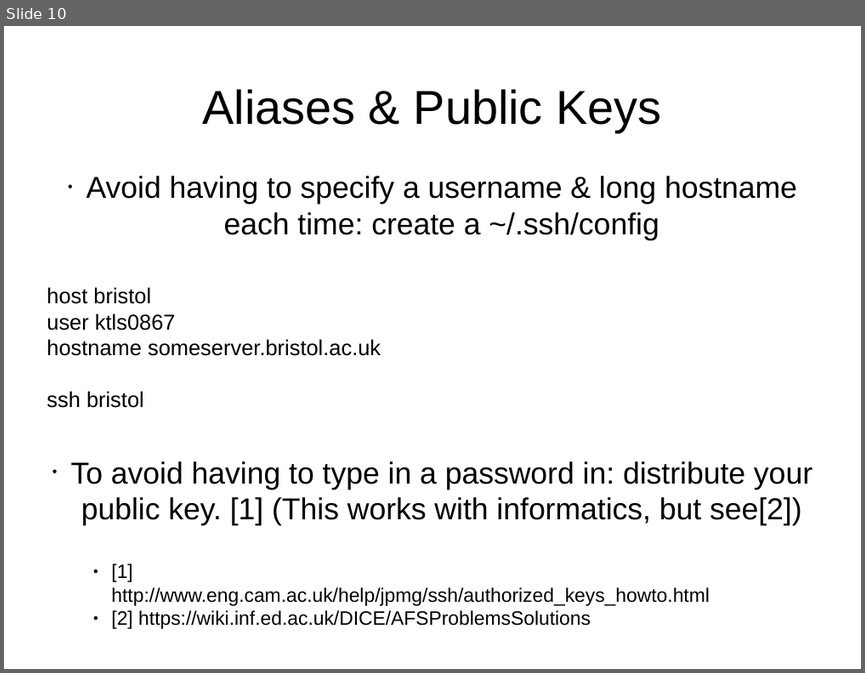
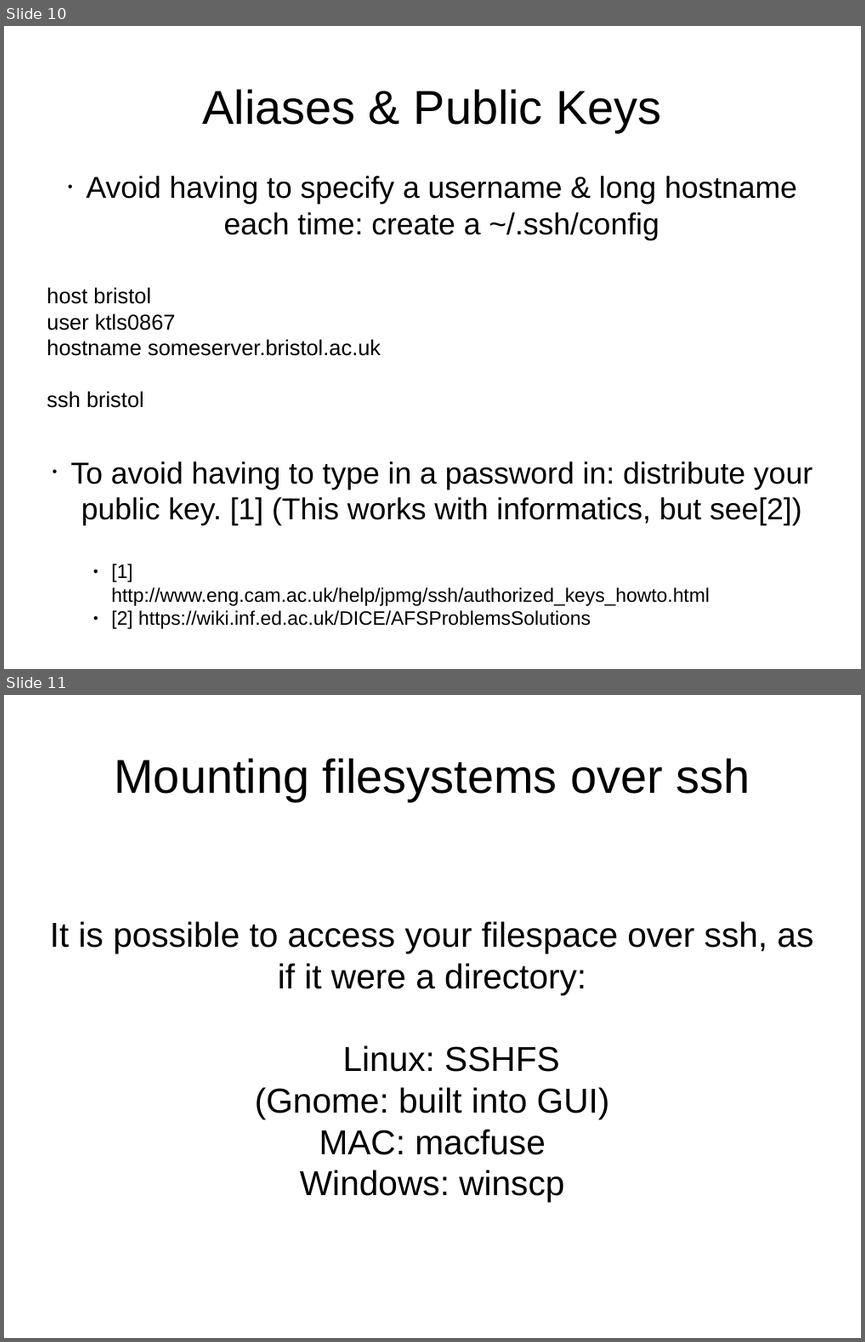
Before and after one commit to mikehulluk/IntroductionToResearchComputing, a slide deck: Wk2/WorkingRemotelyAndSynchronously.odp. Shown one above the other, each under a label of ours: slide 10 before the commit, slides 10 and 11 after it. The pictures are 865x673 and 865x1342 pixels, drawn with LibreOffice and Linux fonts; fonts in the diff are those of the drawing. Boxes give left, top, right and bottom in pixels: in the first picture for what was removed or moved away, otherwise in the second. Text is boxed around its words. In the diff, an @@ line names an element or a change of style, - is before the commit and + after.

```diff
--- a/Wk2/WorkingRemotelyAndSynchronously.odp
+++ b/Wk2/WorkingRemotelyAndSynchronously.odp
@@ slide 11 added at <box>4,695,861,1338</box>, background #FFFFFF @@
@@ title added at <box>114,758,749,801</box>, 44 pt, text #000000 @@
+Mounting filesystems over ssh
@@ subtitle added at <box>50,921,813,1202</box>, 32 pt, text #000000 @@
+It is possible to access your filespace over ssh, as if it were a directory:
+Linux: SSHFS
+(Gnome: built into GUI)
+MAC: macfuse
+Windows: winscp
```
Also in this commit, not shown: 5 slides changed, 2 other slides added.
